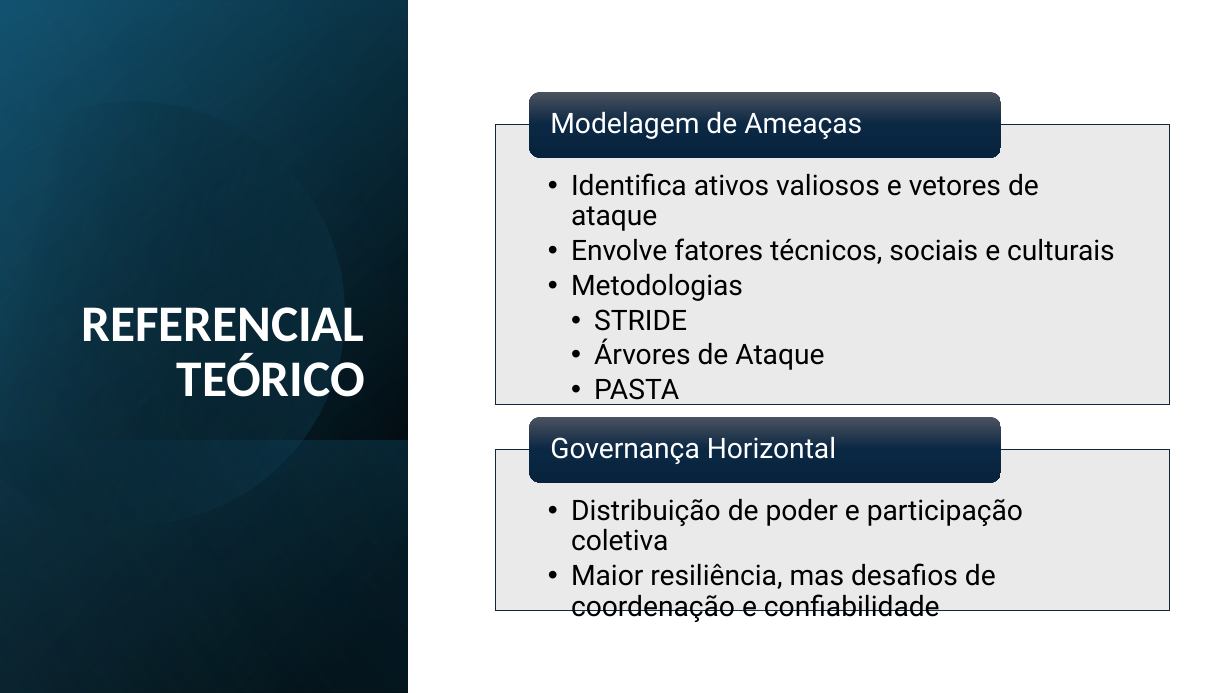
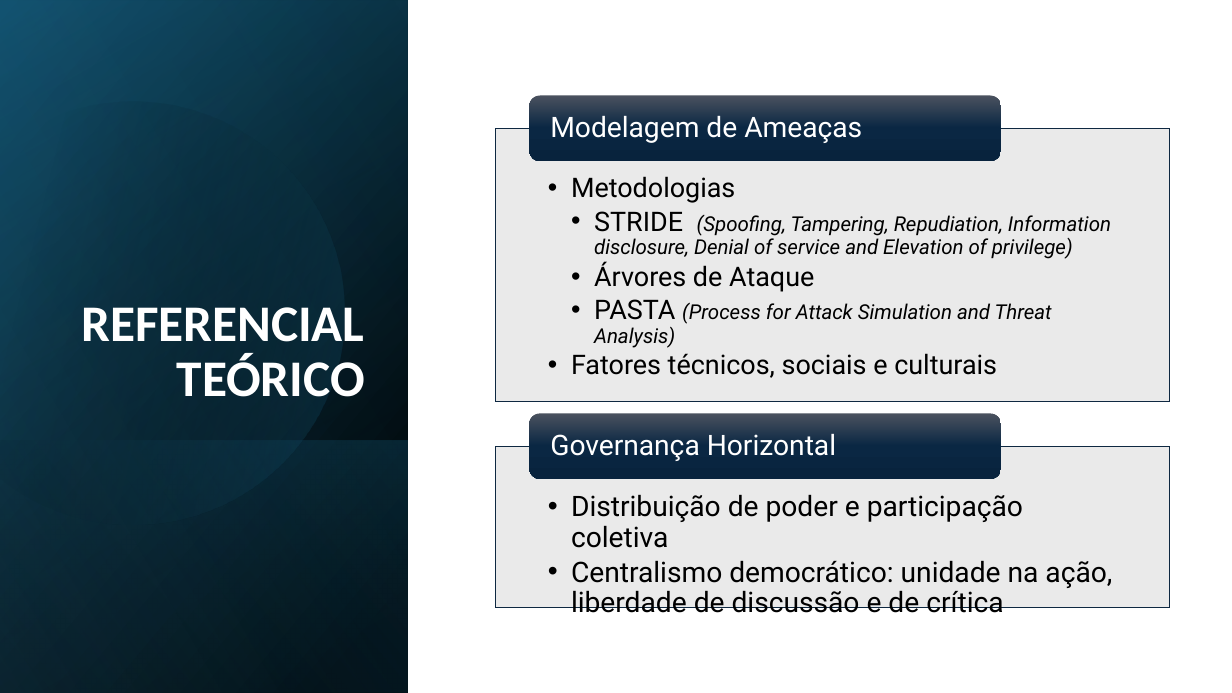
Before and after one commit to teromonte/HorizontalThreatModeling, a slide deck: slide 5 of Apresentação.pptx. Drawn at 1232x693 pixels with LibreOffice and Linux fonts; fonts in the diff are those of the drawing. Boxes give left, top, right and bottom in pixels: in the first picture for what was removed or moved away, otherwise in the second. Text is boxed around its words. In the diff, an @@ line names an element or a change of style, - is before the commit and + after.

Commit message:
final presentations

```diff
--- a/Apresentação.pptx
+++ b/Apresentação.pptx
@@ text "Modelagem de Ameaças": place and size @@
-text "Modelagem de Ameaças" at (550, 111, 862, 139)
+text "Modelagem de Ameaças" at (550, 115, 862, 143)
@@ text at (571, 173, 1115, 264): paragraphs removed @@
-  • Identifica ativos valiosos e vetores de ataque
-  • Envolve fatores técnicos, sociais e culturais
@@ text at (571, 176, 814, 292): size 22 to 21 pt in "Metodologias", "Árvores de Ataque" @@
@@ text at (594, 211, 1111, 259): text changed; size 22 to 16 pt; italic on @@
-    • STRIDE
+    • STRIDE (Spoofing, Tampering, Repudiation, Information disclosure, Denial of service and Elevation of privilege)
@@ text at (571, 299, 1052, 378): text changed; size 22 to 16 pt; italic on @@
-    • PASTA
+    • PASTA (Process for Attack Simulation and Threat Analysis)
+  • Fatores técnicos, sociais e culturais
@@ rounded rectangle: place and size @@
-rounded rectangle at (530, 417, 1001, 482)
+rounded rectangle at (530, 413, 1001, 479)
@@ rectangle: place and size @@
-rectangle at (495, 450, 1169, 611)
+rectangle at (495, 446, 1169, 607)
@@ text at (571, 560, 1112, 613): text changed @@
-  • Maior resiliência, mas desafios de coordenação e confiabilidade
+  • Centralismo democrático: unidade na ação, liberdade de discussão e de crítica
```
Also in this commit, not shown: 7 other slides changed, 1 other file.
